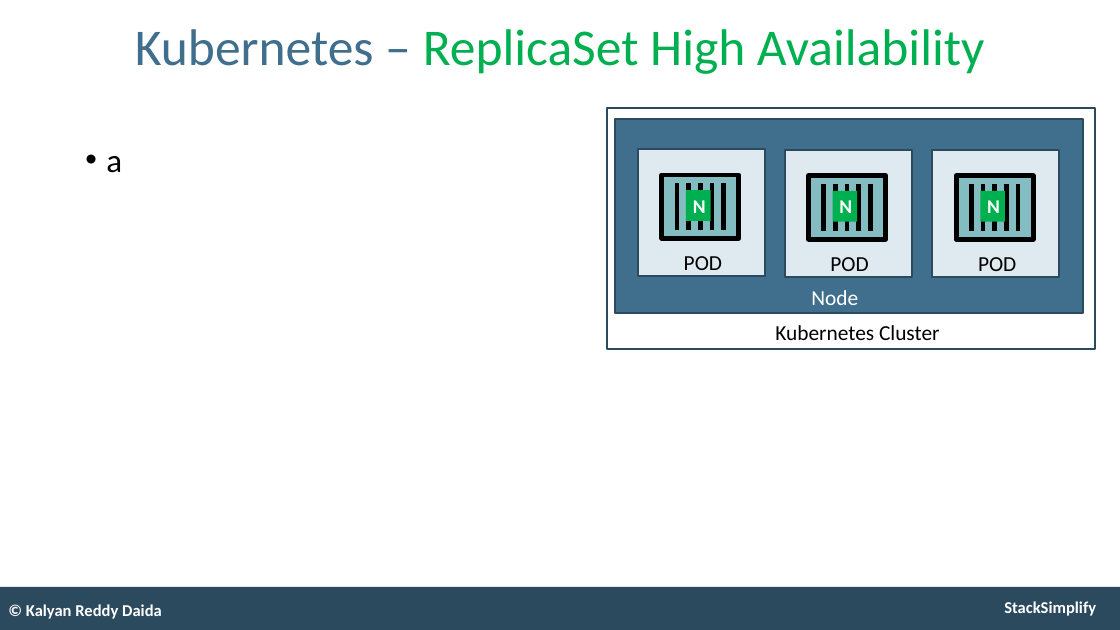
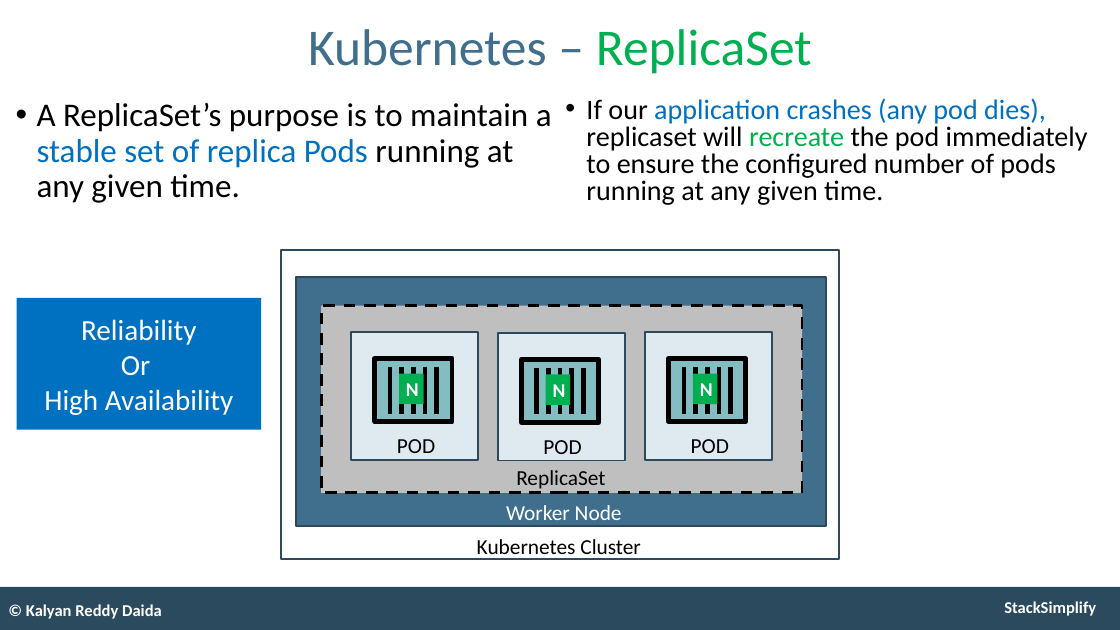
Before and after one commit to stacksimplify/aws-eks-kubernetes-masterclass, a slide deck: slide 21 of presentation/AWS-Fargate-and-EKS-Masterclass.pptx (slide 20 before the commit). Drawn at 1120x630 pixels with LibreOffice and Linux fonts; fonts in the diff are those of the drawing. Boxes give left, top, right and bottom in pixels: in the first picture for what was removed or moved away, otherwise in the second. Text is boxed around its words. In the diff, an @@ line names an element or a change of style, - is before the commit and + after.

```diff
--- a/presentation/AWS-Fargate-and-EKS-Masterclass.pptx
+++ b/presentation/AWS-Fargate-and-EKS-Masterclass.pptx
@@ title at (308,29,812,74): text changed; text colour #00B050 to #406F8D @@
-Kubernetes – ReplicaSet High Availability
+Kubernetes – ReplicaSet
@@ text at (37,103,552,203): text changed @@
-• a
+• A ReplicaSet’s purpose is to maintain a stable set of replica Pods running at any given time.
@@ text added at (586,98,1088,205), 28.9 pt, text #000000 @@
+• If our application crashes (any pod dies), replicaset will recreate the pod immediately to ensure the configured number of pods running at any given time.
@@ rectangle: place and size @@
-rectangle at (608,108,1096,349)
+rectangle at (281,250,839,559)
@@ rectangle added at (17,298,261,430), fill #0070C0, 30 pt, text #FFFFFF @@
+Reliability
+Or
+High Availability
@@ rectangle: place and size @@
-rectangle at (615,119,1083,314)
+rectangle at (295,277,826,526)
@@ rectangle added at (321,306,802,493), fill #BFBFBF, outline #000000 3 pt dashed @@
@@ rectangle: place and size @@
-rectangle at (808,176,886,239)
+rectangle at (375,358,452,422)
@@ rectangle: place and size @@
-rectangle at (956,176,1033,239)
+rectangle at (522,359,598,423)
@@ rectangle: place and size @@
-rectangle at (932,150,1060,277)
+rectangle at (645,332,772,460)
@@ rectangle: place and size @@
-rectangle at (662,175,738,239)
+rectangle at (668,358,746,422)
@@ line moved from (971, 184) - (971, 231) to (414, 367) - (414, 414) @@
@@ line moved from (983, 184) - (983, 231) to (425, 367) - (425, 414) @@
@@ line moved from (995, 184) - (995, 231) to (437, 367) - (437, 414) @@
@@ line moved from (823, 184) - (823, 231) to (572, 368) - (572, 414) @@
@@ line moved from (835, 184) - (835, 231) to (583, 368) - (583, 414) @@
@@ 6 lines: place and size @@
-6 lines at (701,183,870,231)
+6 lines at (537,367,707,414)
@@ line moved from (1007, 184) - (1007, 231) to (719, 367) - (719, 414) @@
@@ 5 rectangles, 3 texts, 3 lines: place and size @@
-5 rectangles, 3 texts, 3 lines at (638,149,1018,277)
+5 rectangles, 3 texts, 3 lines at (351,332,731,461)
@@ text added at (516,470,605,489), 22 pt, text #000000 @@
+ReplicaSet
@@ text at (506,505,622,526): text changed @@
-Node
+Worker Node
@@ text "Kubernetes Cluster" rewrapped from (775,325,940,340) to (477,539,641,560) @@
```
Also in this commit, not shown: 4 other slides changed, 3 slides added, 11 other files.
